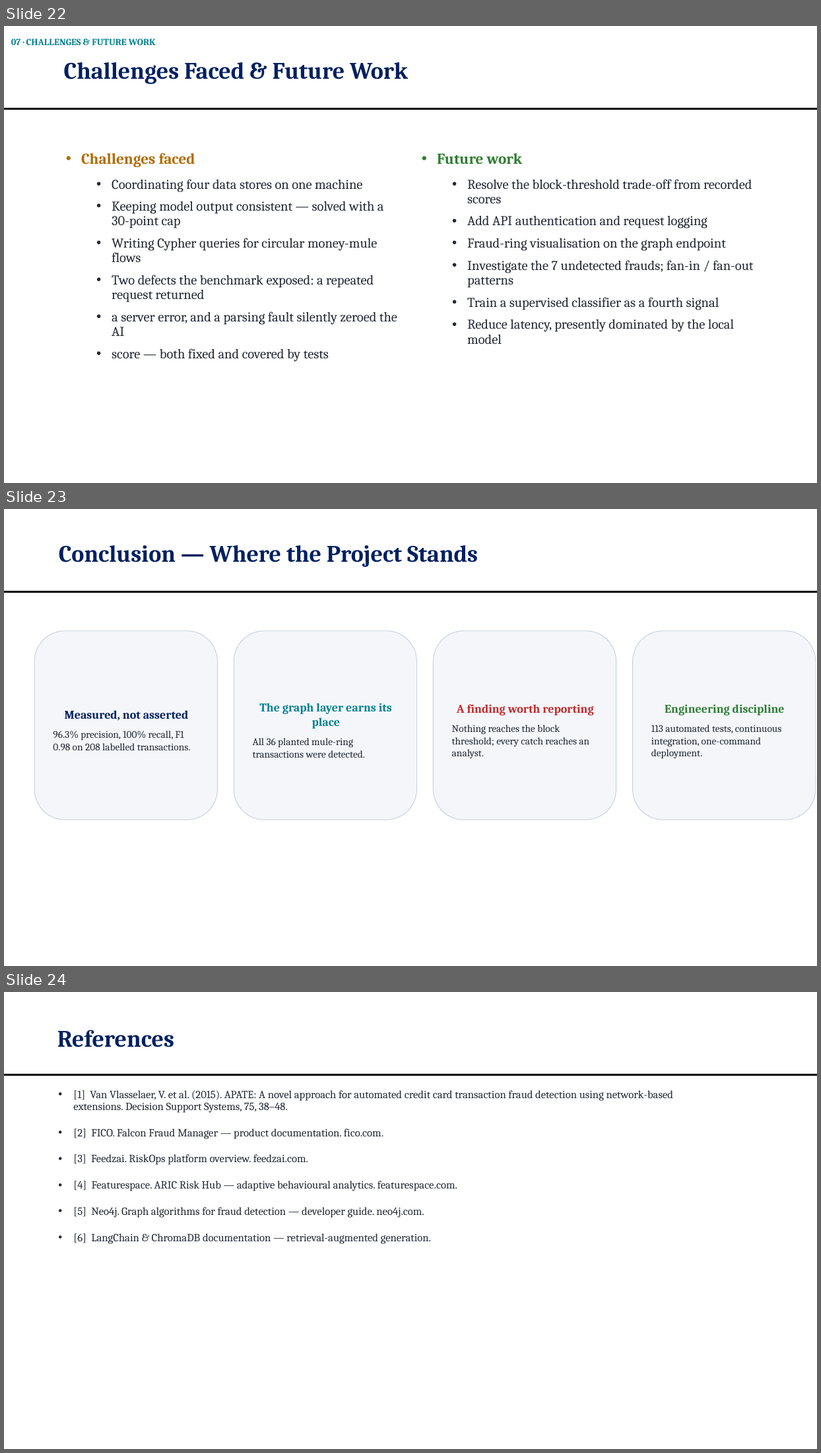
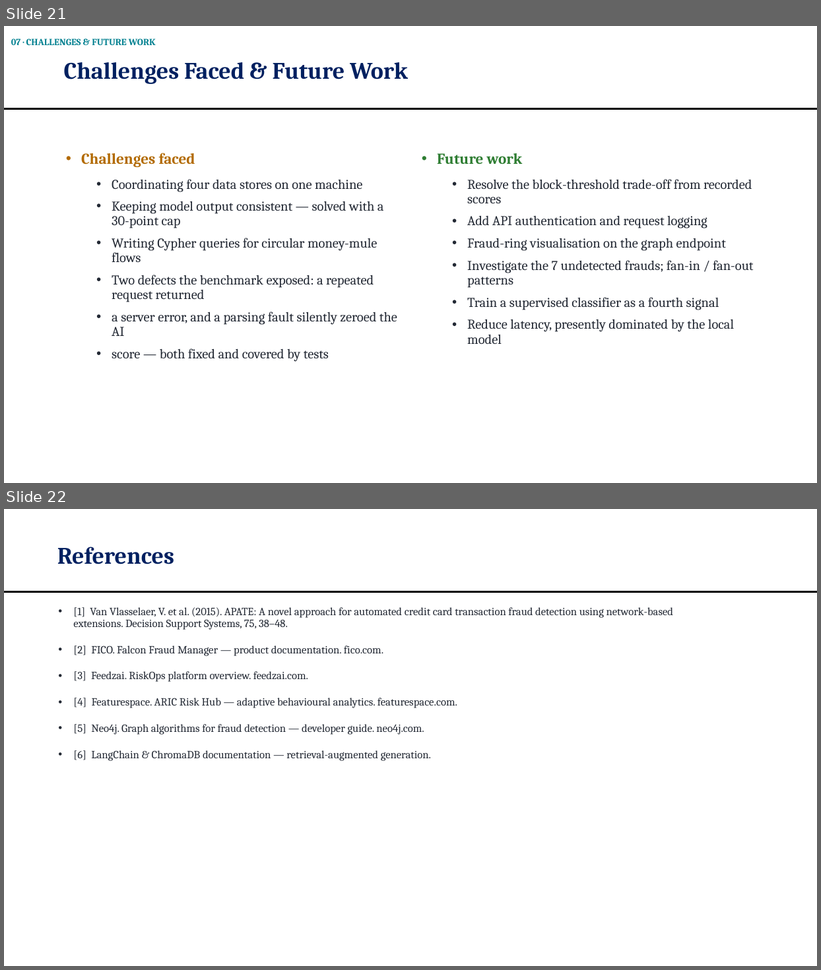
Before and after one commit to OMJOSHI15/indus11, a slide deck: docs/Indus11-Final-Review.pptx. Shown one above the other, each under a label of ours: slides 22, 23 and 24 before the commit, slides 21 and 22 after it. The pictures are 821x1453 and 821x970 pixels, drawn with LibreOffice and Linux fonts; fonts in the diff are those of the drawing. Boxes give left, top, right and bottom in pixels: in the first picture for what was removed or moved away, otherwise in the second. Text is boxed around its words. In the diff, an @@ line names an element or a change of style, - is before the commit and + after.

```diff
--- a/docs/Indus11-Final-Review.pptx
+++ b/docs/Indus11-Final-Review.pptx
@@ slide 23 removed at <box>4,509,817,966</box>, background #FFFFFF; not listed: 1 template element that a slide beside it also shows @@
@@ title removed at <box>59,545,478,567</box> @@
-Conclusion — Where the Project Stands
@@ rounded rectangle removed at <box>34,631,217,820</box> @@
-Measured, not asserted
-96.3% precision, 100% recall, F1 0.98 on 208 labelled transactions.
@@ rounded rectangle removed at <box>234,631,417,820</box> @@
-The graph layer earns its place
-All 36 planted mule-ring transactions were detected.
@@ rounded rectangle removed at <box>434,631,616,820</box> @@
-A finding worth reporting
-Nothing reaches the block threshold; every catch reaches an analyst.
@@ rounded rectangle removed at <box>633,631,816,820</box> @@
-Engineering discipline
-113 automated tests, continuous integration, one-command deployment.
@@ what was slide 22 is now slide 21 @@
@@ what was slide 24 is now slide 22 @@
```
Also in this commit, not shown: 1 slide changed, 1 other slide removed.
